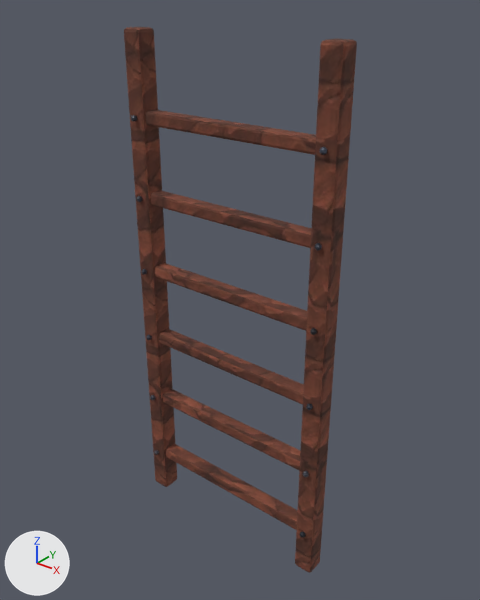
The glTF model assets/models/build/ladder__clay_brick.glb as it was, and as the next commit left it.
One viewpoint serves both versions: a 50 mm lens placed at (1.42, -1.72, 2.16), pointed at (0.01, 0.04, 1.06). Lighting does not change. The marker at lower left points along +X, +Y and +Z. The older version comes first. Vertices at exactly the same position are counted once.

Script lines for the objects in view, before the commit:
```python
me_sphere_011 = bpy.data.meshes.new('Sphere.011')
me_sphere_011.from_pydata(...)  # 856 vertices, 1632 faces; spans x -0.44..0.44, y -0.06..0.04, z 0.0..2.0
# faces by material slot: [128, 864, 320, 320]
me_sphere_011.materials.append(mat_iron_c)  # picture img_iron_c
me_sphere_011.materials.append(mat_brick_c)  # picture img_brick_c
me_sphere_011.materials.append(mat_iron_b)  # picture img_iron_b
me_sphere_011.materials.append(mat_iron_a)  # picture img_iron_a
ob_model = bpy.data.objects.new('model', me_sphere_011)
ob_model.location = (0.0, 0.0, 0.0)
```
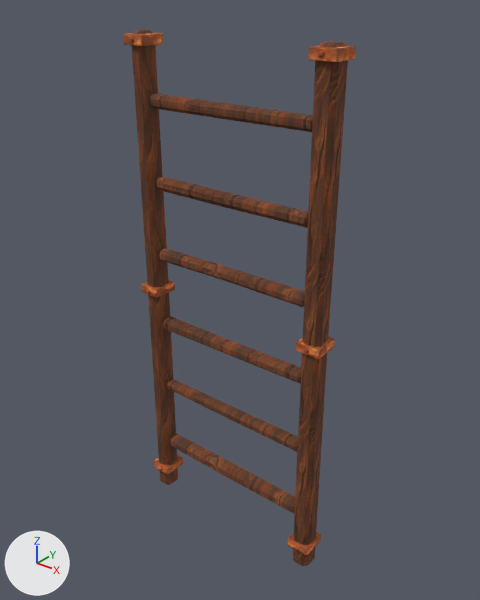
The change, as a diff of the scene's bpy script:
```diff
--- a/assets/models/build/ladder__clay_brick.glb.py
+++ b/assets/models/build/ladder__clay_brick.glb.py
@@ me_sphere_011 @@
-me_sphere_011.from_pydata(...)  # 856 vertices, 1632 faces; spans x -0.44..0.44, y -0.06..0.04, z 0.0..2.0
-me_sphere_011.materials.append(mat_iron_c)  # picture img_iron_c
-me_sphere_011.materials.append(mat_brick_c)  # picture img_brick_c
-me_sphere_011.materials.append(mat_iron_b)  # picture img_iron_b
-me_sphere_011.materials.append(mat_iron_a)  # picture img_iron_a
+me_sphere_011.from_pydata(...)  # 972 vertices, 1864 faces; spans x -0.43..0.43, y -0.06..0.05, z 0.01..1.99
+# me_sphere_011 part 1: the loose piece of 56 vertices spanning x -0.43..0.43, y -0.03..0.03, z 0.17..0.23 is scaled about its middle by (0.105, 2.01, 0.799), then moved by (-0.38, 0.0, -0.08), in mat_hbcopper_a (picture img_hbcopper_a)
+# me_sphere_011 part 2: the loose piece of 56 vertices spanning x -0.44..-0.36, y -0.04..0.04, z 0.0..2.0 is scaled about its middle by (1.33, 1.48, 0.0158), then moved by (0.02, 0.0, 0.02), in mat_hbcopper_a (picture img_hbcopper_a)
+# me_sphere_011 part 3: the loose piece of 56 vertices spanning x -0.43..0.43, y -0.03..0.03, z 1.68..1.73 is scaled about its middle by (0.105, 2.01, 0.799), then moved by (-0.38, 0.0, 0.26), in mat_hbcopper_a (picture img_hbcopper_a)
+# me_sphere_011 part 4: the loose piece of 56 vertices spanning x -0.43..0.43, y -0.03..0.03, z 0.48..0.52 is scaled about its middle by (0.105, 2.01, 0.799), then moved by (0.38, 0.0, -0.38), in mat_hbcopper_a (picture img_hbcopper_a)
+# me_sphere_011 part 5: the loose piece of 56 vertices spanning x -0.43..0.43, y -0.03..0.03, z 1.08..1.12 is scaled about its middle by (0.105, 2.01, 0.799), then moved by (0.38, 0.0, -0.08), in mat_hbcopper_a (picture img_hbcopper_a)
+# me_sphere_011 part 6: the loose piece of 56 vertices spanning x -0.43..0.43, y -0.03..0.03, z 1.38..1.42 is scaled about its middle by (0.105, 2.01, 0.799), then moved by (0.38, 0.0, 0.56), in mat_hbcopper_a (picture img_hbcopper_a)
+# me_sphere_011 part 7: a new loose piece of 54 vertices spanning x -0.34..0.34, y -0.03..0.03, z 1.73..1.79, in mat_hbtimber_a (picture img_hbtimber_a)
+# me_sphere_011 part 8: a new loose piece of 54 vertices spanning x -0.42..-0.34, y -0.04..0.04, z 0.01..1.99, in mat_hbtimber_a (picture img_hbtimber_a)
+# me_sphere_011 part 9: a new loose piece of 54 vertices spanning x -0.34..0.34, y -0.03..0.03, z 0.24..0.3, in mat_hbtimber_a (picture img_hbtimber_a)
+# me_sphere_011 part 10: a new loose piece of 54 vertices spanning x -0.34..0.34, y -0.03..0.03, z 0.55..0.59, in mat_hbtimber_a (picture img_hbtimber_a)
+# me_sphere_011 part 11: a new loose piece of 54 vertices spanning x -0.34..0.34, y -0.03..0.03, z 0.85..0.9, in mat_hbtimber_a (picture img_hbtimber_a)
+# me_sphere_011 part 12: a new loose piece of 54 vertices spanning x -0.34..0.34, y -0.03..0.03, z 1.15..1.2, in mat_hbtimber_a (picture img_hbtimber_a)
+# me_sphere_011 part 13: a new loose piece of 54 vertices spanning x -0.34..0.34, y -0.03..0.03, z 1.43..1.49, in mat_hbtimber_a (picture img_hbtimber_a)
+# me_sphere_011 part 14: 12 loose pieces with 408 vertices, spanning x -0.41..0.41, y -0.06..-0.04, z 0.19..1.71, are deleted
+# me_sphere_011 part 15: 111 vertices removed from x -0.43..0.44, y -0.04..0.04, z 0.0..2.0; 53 vertices added at x 0.34..0.42, y -0.04..0.04, z 0.01..1.99
+# other edits to the shape of me_sphere_011 do not show in these pictures
+me_sphere_011.materials.append(mat_hbtimber_a)  # picture img_hbtimber_a
+me_sphere_011.materials.append(mat_hbcopper_a)  # picture img_hbcopper_a
```

Boxes (x1, y1, x2, y2) around the edits, measured in the pictures (480 x 600 px; the box of a moved part takes in the faces that stretch with it):
'model', reshaped
    before: (124, 27, 357, 573)
    after: (123, 30, 356, 566)
part 1 of me_sphere_011, moved or reshaped
    before: (166, 444, 298, 530)
    after: (153, 455, 183, 475)
part 2 of me_sphere_011, moved or reshaped
    before: (124, 27, 177, 487)
    after: (141, 280, 175, 298)
part 3 of me_sphere_011, moved or reshaped
    before: (145, 110, 316, 155)
    after: (123, 32, 163, 46)
part 4 of me_sphere_011, moved or reshaped
    before: (162, 389, 300, 471)
    after: (288, 532, 321, 556)
part 5 of me_sphere_011, moved or reshaped
    before: (155, 263, 307, 331)
    after: (296, 337, 335, 359)
part 6 of me_sphere_011, moved or reshaped
    before: (150, 190, 311, 248)
    after: (308, 45, 356, 62)
part 7 of me_sphere_011, added (brown)
    after: (150, 94, 313, 132)
part 8 of me_sphere_011, added (brown)
    after: (132, 30, 178, 485)
part 9 of me_sphere_011, added (brown)
    after: (170, 434, 295, 513)
part 10 of me_sphere_011, added (brown)
    after: (167, 379, 298, 451)
part 11 of me_sphere_011, added (brown)
    after: (163, 316, 301, 384)
part 12 of me_sphere_011, added (brown)
    after: (160, 248, 305, 307)
part 13 of me_sphere_011, added (brown)
    after: (156, 176, 308, 228)
part 14 of me_sphere_011, deleted
    before: (131, 115, 327, 538)
part 15 of me_sphere_011, cut back
    before: (159, 38, 357, 573)
    after: (293, 41, 348, 566)
